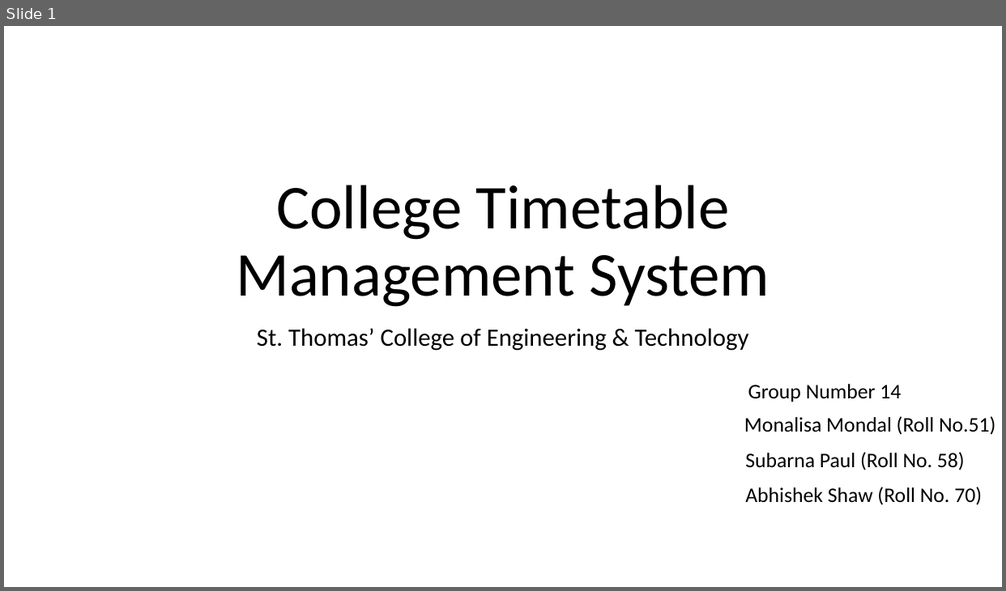
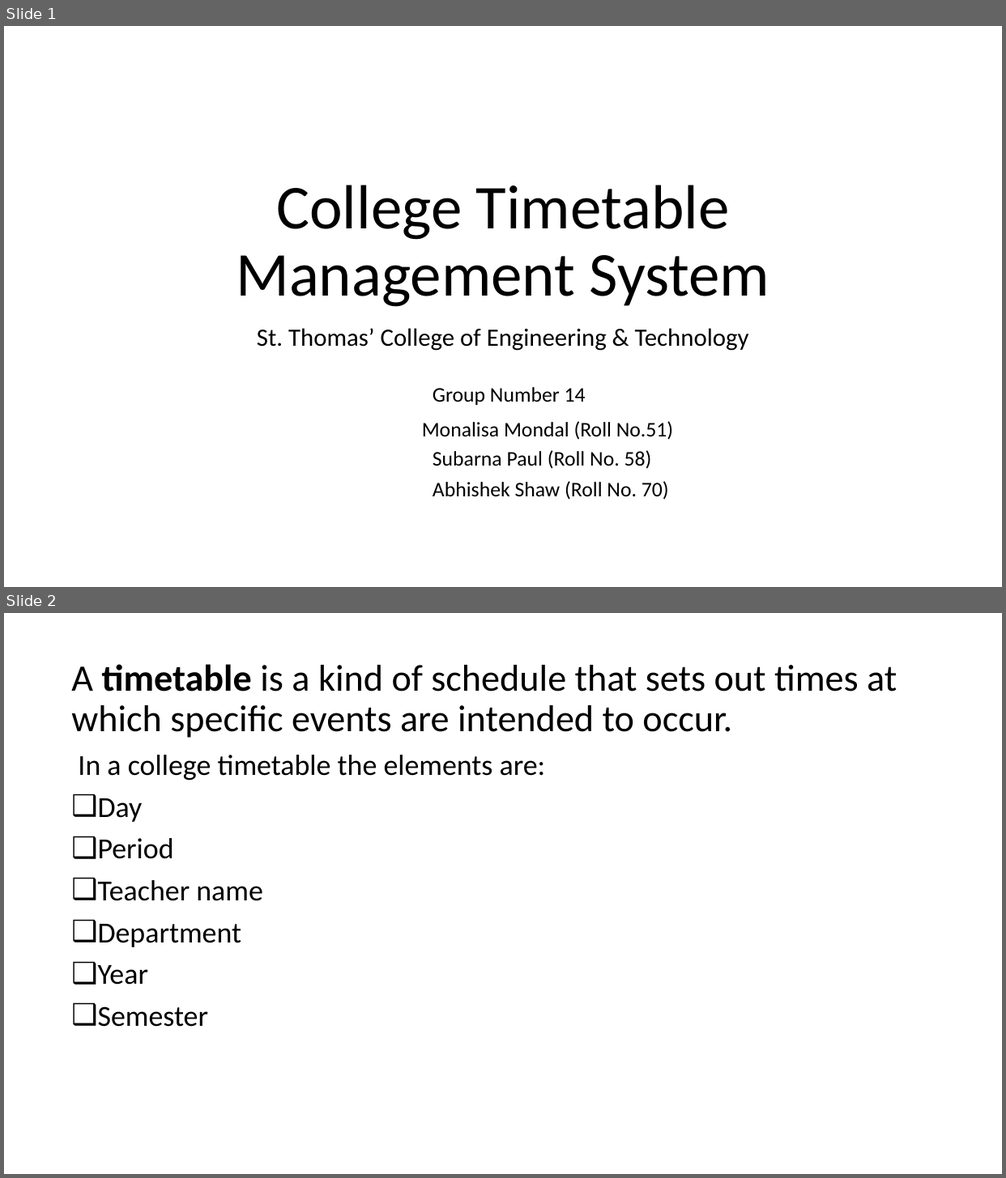
Before and after one commit to abhishekshaw21/Timetable, a slide deck: College Timetable Management System.pptx. Shown one above the other, each under a label of ours: slide 1 before the commit, slides 1 and 2 after it. The pictures are 1006x591 and 1006x1178 pixels, drawn with LibreOffice and Linux fonts; fonts in the diff are those of the drawing. Boxes give left, top, right and bottom in pixels: in the first picture for what was removed or moved away, otherwise in the second. Text is boxed around its words. In the diff, an @@ line names an element or a change of style, - is before the commit and + after.

```diff
--- a/College Timetable Management System.pptx
+++ b/College Timetable Management System.pptx
@@ slide 2 added at [4, 613, 1002, 1174], background #FFFFFF @@
@@ text added at [71, 664, 897, 1027], 36 pt, text #000000 @@
+A timetable is a kind of schedule that sets out times at which specific events are intended to occur.
+In a college timetable the elements are:
+❑ Day
+❑ Period
+❑ Teacher name
+❑ Department
+❑ Year
+❑ Semester
@@ slide 1 changed as well @@
@@ text "Group Number 14": place and size @@
-text "Group Number 14" at [748, 384, 901, 402]
+text "Group Number 14" at [432, 387, 586, 405]
@@ text "Monalisa Mondal (Roll No.51)": place and size @@
-text "Monalisa Mondal (Roll No.51)" at [744, 416, 995, 435]
+text "Monalisa Mondal (Roll No.51)" at [422, 421, 673, 440]
@@ text "Subarna Paul (Roll No. 58)": place and size @@
-text "Subarna Paul (Roll No. 58)" at [745, 452, 965, 471]
+text "Subarna Paul (Roll No. 58)" at [432, 450, 652, 469]
@@ text "Abhishek Shaw (Roll No. 70)": place and size @@
-text "Abhishek Shaw (Roll No. 70)" at [745, 487, 982, 506]
+text "Abhishek Shaw (Roll No. 70)" at [432, 481, 669, 500]
```
Also in this commit, not shown: 65 other slides added, 3 slides removed.
